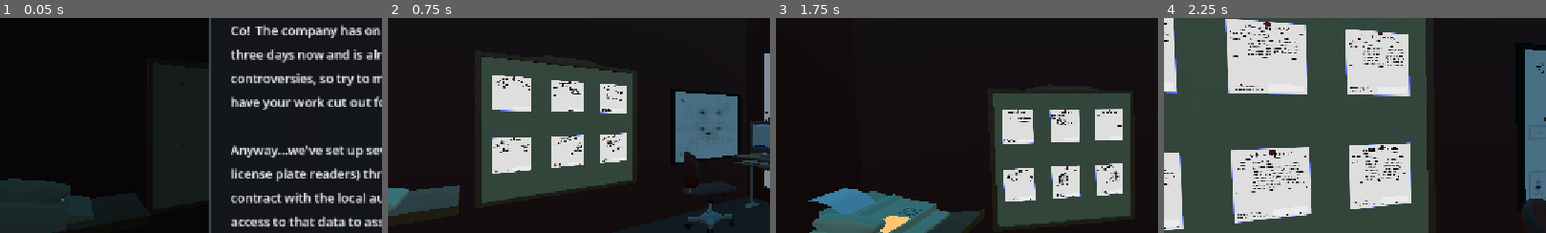
Above: before the commit, frames 1-4 (left to right).
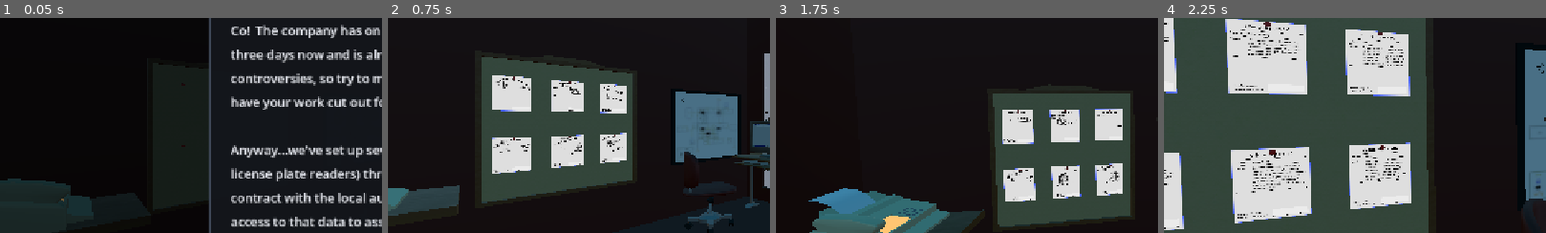
Above: after the commit, the same moments.

Repository: Ciph3rzer0/brackeys-2026.2-trust-no-one
Game: Godot game, scene res://scenes/city.tscn
Same seed, same stepped clock (60 frames per second), same inputs: the game is played once before the commit and once after it.
Inputs (mouse positions are % of the whole screen's width and height, from its top left):
- Up to frame 1 (0.05 s): no input
- Up to frame 2 (0.75 s): tap Enter at 0.5 s; move the mouse to (72, 45) at 0.52 s; hold D (pc_right) from 0.53 s (still down); hold E (pc_interact) from 0.53 s (still down); click (72, 45) at 0.67 s
- Up to frame 3 (1.75 s): tap Space at 0.77, 1.07, 1.52 s; move the mouse to (45, 50) at 1.27 s; release D (pc_right) at 1.28 s; release E (pc_interact) at 1.28 s; hold W (pc_forward) from 1.28 s (still down); tap Ctrl at 1.35 s
- Up to frame 4 (2.25 s): keep holding W (pc_forward); tap Space at 1.82 s; move the mouse to (52, 48) at 2.02 s; hold Shift from 2.03 s (still down)
The pictures show only the part of the screen within x 0-50%, y 26-76%; the shares and areas given below are measured in that part.

Frame 1 is identical in both runs. In frame 2, 0.1% of the frame differs, in the area x 30-38%, y 30-63%; in frame 3, less than 0.1%; in frame 4, less than 0.1%.

Commit message:
polished clarity more on some quest phrasings

Diff:
--- a/scripts/quests/airport-camper.tres
+++ b/scripts/quests/airport-camper.tres
@@ -6,5 +6,5 @@
 script = ExtResource("1_5vfow")
 correct_plate = "ZPZ-9918"
 incident = "Airport Camper"
-details = "Witnesses report someone spending the whole night of the 25th at the airport, in violation of the city curfew"
+details = "Witnesses report someone camping out in their car the whole night of the 25th in the airport parking lot"
 metadata/_custom_type_script = "uid://dy022jdobl3k8"
--- a/scripts/quests/another-speedster.tres
+++ b/scripts/quests/another-speedster.tres
@@ -6,5 +6,5 @@
 script = ExtResource("1_d4fyr")
 correct_plate = "OUTATIME"
 incident = "Another Speedster"
-details = "Crazy old man came out of nowhere the morning of the 28th, seen speeding by the airport at nearly 90 MPH, leaving flaming skid marks.  Witnesses lost sight soon after"
+details = "A crazy old man came out of nowhere the morning of the 28th, seen speeding by the airport at nearly 90 MPH, leaving flaming skid marks.  Witnesses lost sight soon after"
 metadata/_custom_type_script = "uid://dy022jdobl3k8"
--- a/scripts/quests/late-nighter.tres
+++ b/scripts/quests/late-nighter.tres
@@ -6,5 +6,5 @@
 script = ExtResource("1_25mi1")
 correct_plate = "FCT-7517"
 incident = "Late-Nighter"
-details = "Our CIs have reported sightings a curfew-breaker"
+details = "Witnesses report a curfew-breaker, though they don't remember which night"
 metadata/_custom_type_script = "uid://dy022jdobl3k8"
--- a/scripts/quests/painted-lady.tres
+++ b/scripts/quests/painted-lady.tres
@@ -6,5 +6,5 @@
 script = ExtResource("1_8qb37")
 correct_plate = "RRT-3341"
 incident = "Painted Lady"
-details = "Morning of the 27th, the paint shop owner hears a loud noise and calls in to report a truck-shaped hole in her wall.  Said it'll take hours to clean up all the spilled product."
+details = "The morning of the 27th, the paint shop owner heard a loud noise and called in to report a truck-shaped hole in her wall.  She said it'll take hours to clean up all the spilled product!"
 metadata/_custom_type_script = "uid://dy022jdobl3k8"
--- a/scripts/quests/park-drive.tres
+++ b/scripts/quests/park-drive.tres
@@ -6,5 +6,5 @@
 script = ExtResource("1_y3m8q")
 correct_plate = "VOM-7998"
 incident = "Park Drive"
-details = "The morning of the 27th, someone sped into town f …(63 unchanged characters)…  took off down the South-East highway.  Busted up the supermarket, a swingset, and the bar.  Maybe they couldn't see in all the rain that day?  No...that's no excuse for breaking the law!"
+details = "The morning of the 27th, someone sped into town f …(63 unchanged characters)…  took off down the South-East highway.  They messed up the grass in front of the capitol and nearly hit the bar owner while she was taking out the trash.  Maybe they couldn't see in all the rain that day?  No...that's no excuse for breaking the law!"
 metadata/_custom_type_script = "uid://dy022jdobl3k8"
Not shown, changed: readme.md
